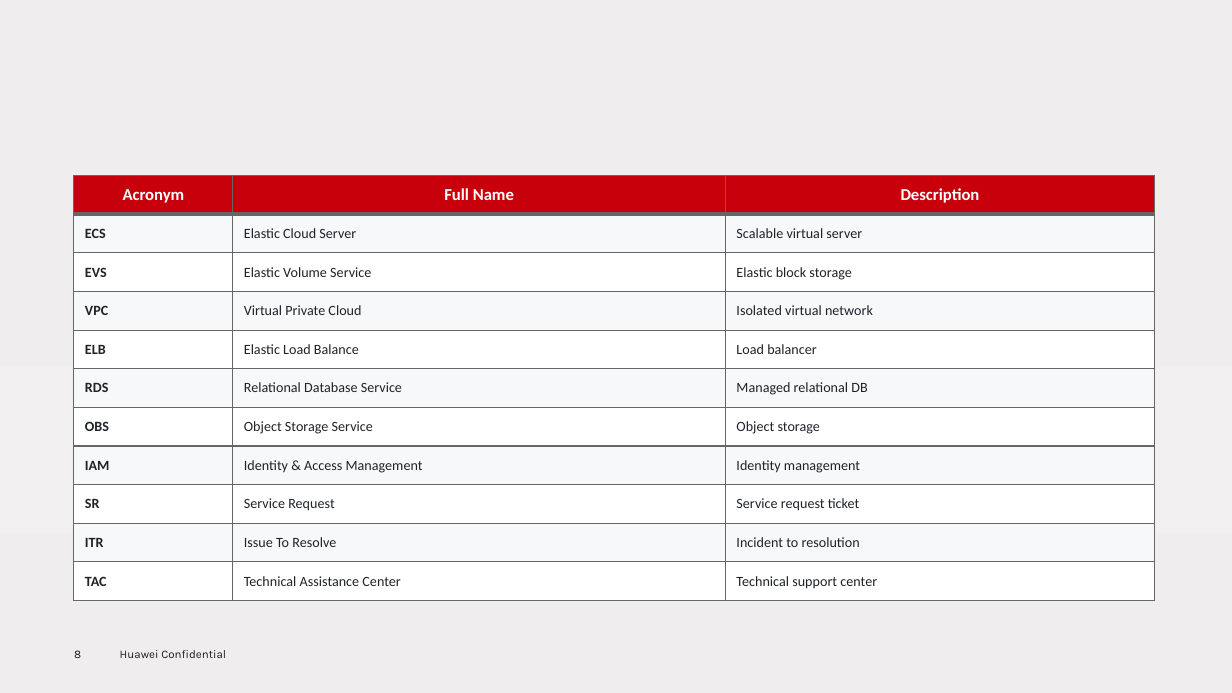
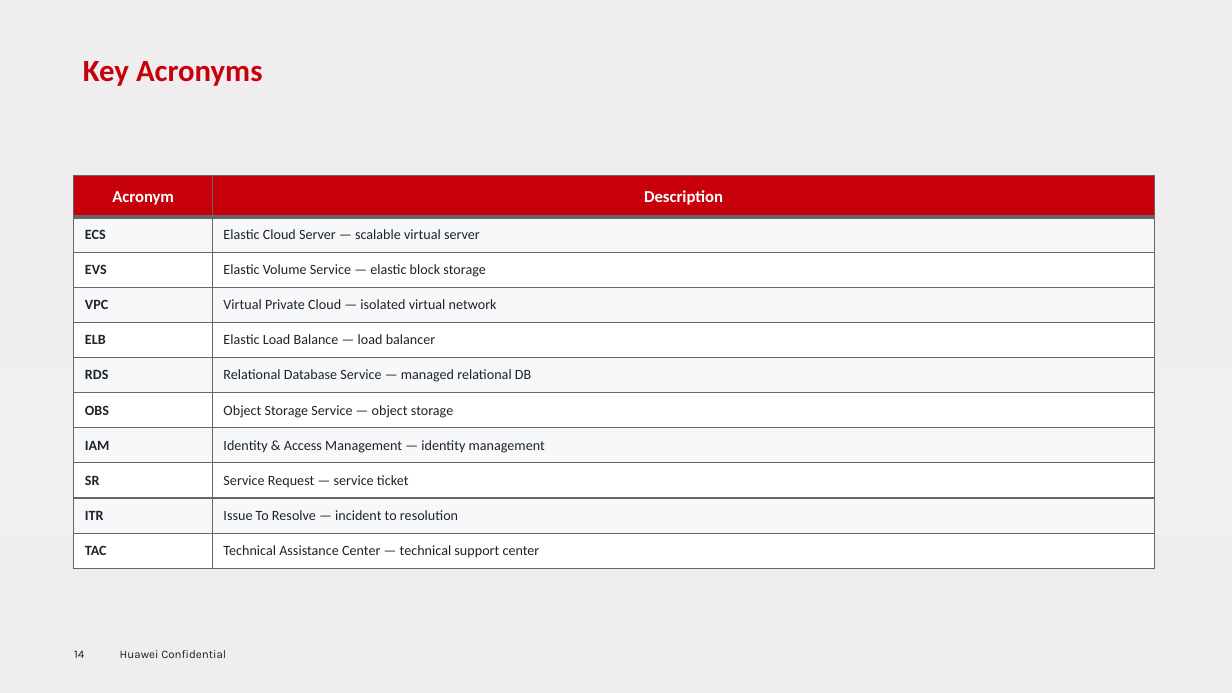
Before and after one commit to RaulMyron/Huawei-doc-templates, a slide deck: slide 14 of examples/ppt/en/sample-en.pptx (slide 8 before the commit). Drawn at 1232x693 pixels with LibreOffice and Linux fonts; fonts in the diff are those of the drawing; background and template pictures are left out. Boxes give left, top, right and bottom in pixels: in the first picture for what was removed or moved away, otherwise in the second. Text is boxed around its words. In the diff, an @@ line names an element or a change of style, - is before the commit and + after.

Commit message:
PPT: split authorship/thank-you slides, auto-fit tables, expand samples
Library (huawei_ppt.py):
- New authorship_slide() for page-2 back cover (author/version/date table,
  left half, never overlaps right-side branding)
- New thank_you_slide() for closing page; last_slide() is now a deprecated
  alias for it
- _strip_thank_you_from_last_page() removes the template's 'Thank you.'
  text box in-memory so the closing slide re-adds it explicitly
- set_title: top default 0.35 -> 0.55, now pins left to LEFT_MARGIN
- add_table: auto-fit row heights to available space, explicit row
  heights prevent auto-expansion, reduced cell margins
- Footer/content Y tuned (0.15" gap above footer)

SKILL.md: document authorship_slide, thank_you_slide; mark last_slide
deprecated; update skeleton and quick-start steps.

Samples (pt-br, en): expand Serviços chapter with per-service detail
slides (Computação, Armazenamento, Rede, BD, ...) adding an 'O Que
Verificar Primeiro' column; regenerate both decks.

```diff
--- a/examples/ppt/en/sample-en.pptx
+++ b/examples/ppt/en/sample-en.pptx
@@ title added at (83, 61, 262, 86), 24 pt, text #C7000B, bold @@
+Key Acronyms
@@ table at (74, 175, 1154, 568) @@
-column 2: Full Name | Elastic Cloud Server | Elastic Volume Service | Virtual Private Cloud | Elastic Load Balance | Relational Database Service | Object Storage Service | Identity & Access Management | Service Request | Issue To Resolve | Technical Assistance Center
-column 3: Description | Scalable virtual server | Elastic block storage | Isolated virtual network | Load balancer | Managed relational DB | Object storage | Identity management | Service request ticket | Incident to resolution | Technical support center
+column 2: Description | Elastic Cloud Server — scalable virtual server | Elastic Volume Service — elastic block storage | Virtual Private Cloud — isolated virtual network | Elastic Load Balance — load balancer | Relational Database Service — managed relational DB | Object Storage Service — object storage | Identity & Access Management — identity management | Service Request — service ticket | Issue To Resolve — incident to resolution | Technical Assistance Center — technical support center
@@ page number at (74, 650, 84, 658): text changed @@
-8
+14
```
Also in this commit, not shown: 17 other slides changed, 7 slides added, 1 slide removed, 5 other files.
